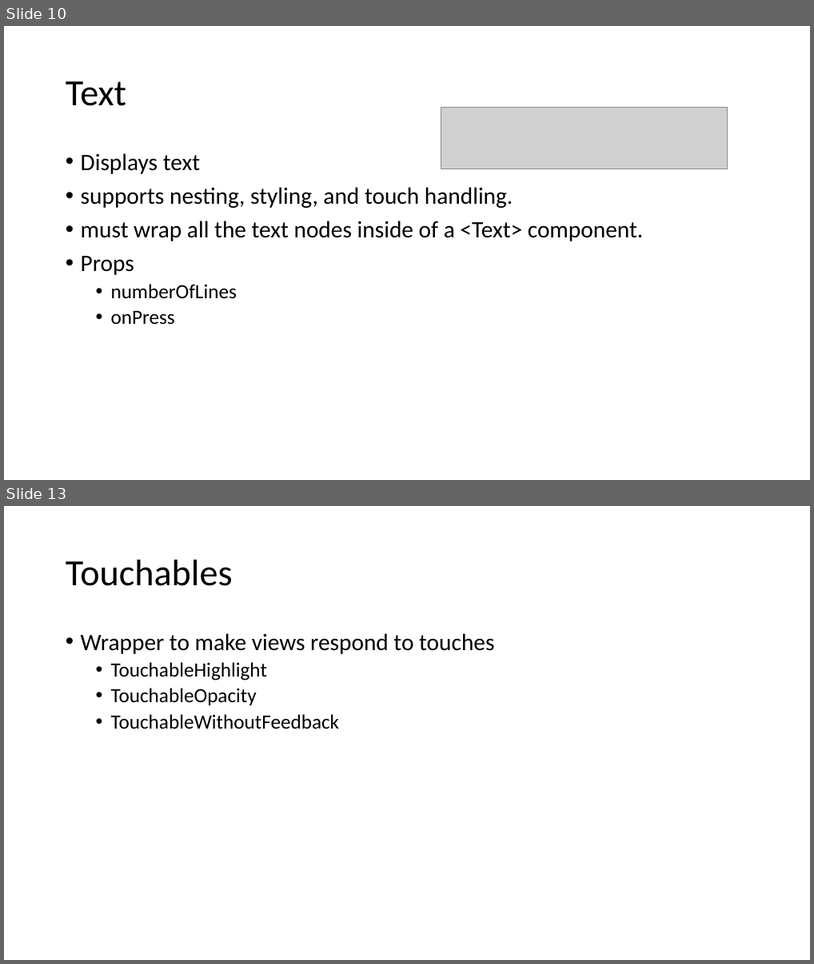
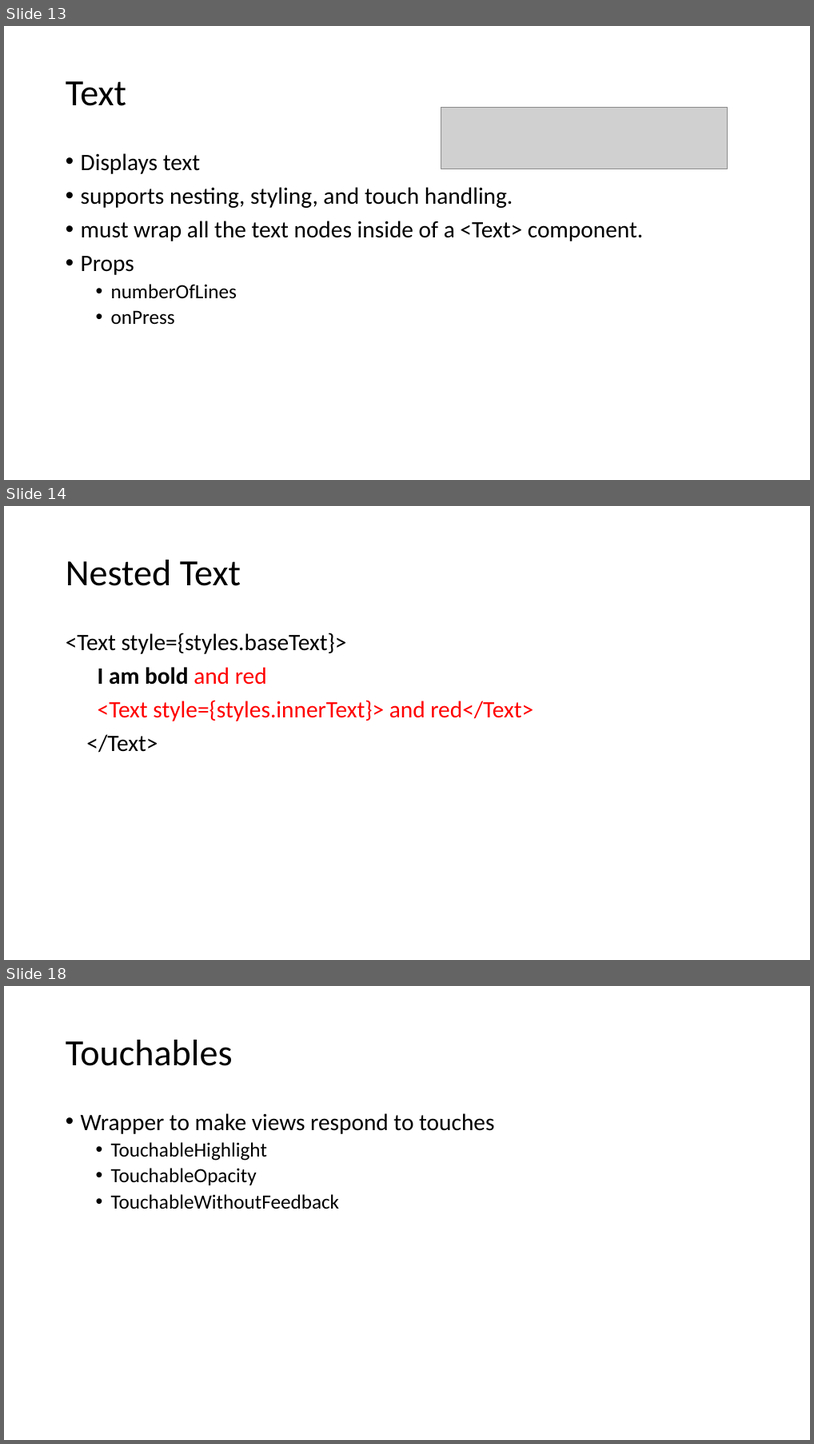
Before and after one commit to kamiuetian/MAD-FALL22, a slide deck: Slides/Lecture03.pptx. Shown one above the other, each under a label of ours: slides 10 and 13 before the commit, slides 13, 14 and 18 after it; the slides between them are not shown. The pictures are 814x964 and 814x1444 pixels, drawn with LibreOffice and Linux fonts; fonts in the diff are those of the drawing; grey boxes stand for pictures. Boxes give left, top, right and bottom in pixels: in the first picture for what was removed or moved away, otherwise in the second. Text is boxed around its words. In the diff, an @@ line names an element or a change of style, - is before the commit and + after.

```diff
--- a/Slides/Lecture03.pptx
+++ b/Slides/Lecture03.pptx
@@ slide 14 added at [4,506,810,960], background #FFFFFF @@
@@ title added at [66,560,241,586], 44 pt, text #000000 @@
+Nested Text
@@ text added at [66,632,534,752], 28 pt, text #FF0000 @@
+<Text style={styles.baseText}>
+I am bold and red
+<Text style={styles.innerText}> and red</Text>
+</Text>
@@ what was slide 10 is now slide 13 @@
@@ what was slide 13 is now slide 18 @@
```
Also in this commit, not shown: 6 slides changed, 4 other slides added, 7 other files.
